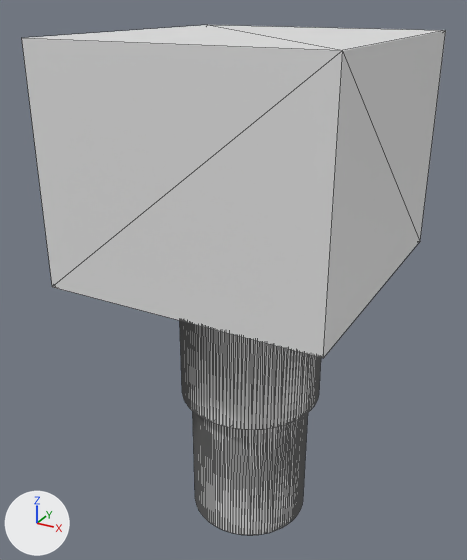
Before and after pictures for a commit that changed the glTF model products/flacmn_deck_pro_housing/render_src/render/export/geometry/parts/enc_big.glb.
The view is the same before and after, from a 50 mm lens placed at (0.1674, -0.0696, 0.0125), pointed at (0.1536, -0.0443, -0.0001). Arrows for +X, +Y and +Z are at lower left; the lights stay in place. The picture after the commit comes second. Mesh edges are drawn as thin lines. Vertices at exactly the same position are counted once.

Objects in the first picture: '_export_enc_big'.
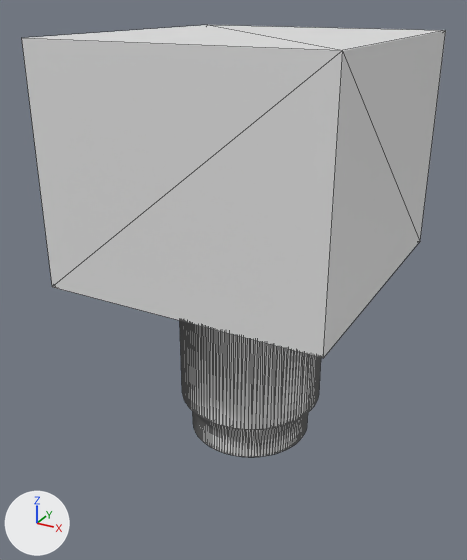
Where the change shows, as pixel boxes [x1, y1, x2, y2] in the pictures (467 x 560 px; the box of a moved part takes in the faces that stretch with it):
'_export_enc_big', reshaped (15% shorter)
    before: [22, 25, 446, 535]
    after: [22, 25, 446, 457]
part 1 of me_enc_big, moved or reshaped
    before: [193, 412, 308, 535]
    after: [193, 412, 308, 457]

The change, as a list of edits to the scene's bpy script:
```text
Change me_enc_big:
    used by ob_export_enc_big; location = (0.0, 0.0, 0.0)
    remove me_enc_big.from_pydata(...)  # 512 vertices, 1020 faces; spans x 0.1482..0.1608, y -0.0509..-0.0375, z -0.013..0.0111
    add me_enc_big.from_pydata(...)  # 512 vertices, 1020 faces; spans x 0.1482..0.1608, y -0.0509..-0.0375, z -0.008..0.0111
    me_enc_big part 1: all 126 vertices in x 0.1515..0.1575, y -0.0472..-0.0413, z -0.013 are moved by (0.0, 0.0, 0.005)
```
